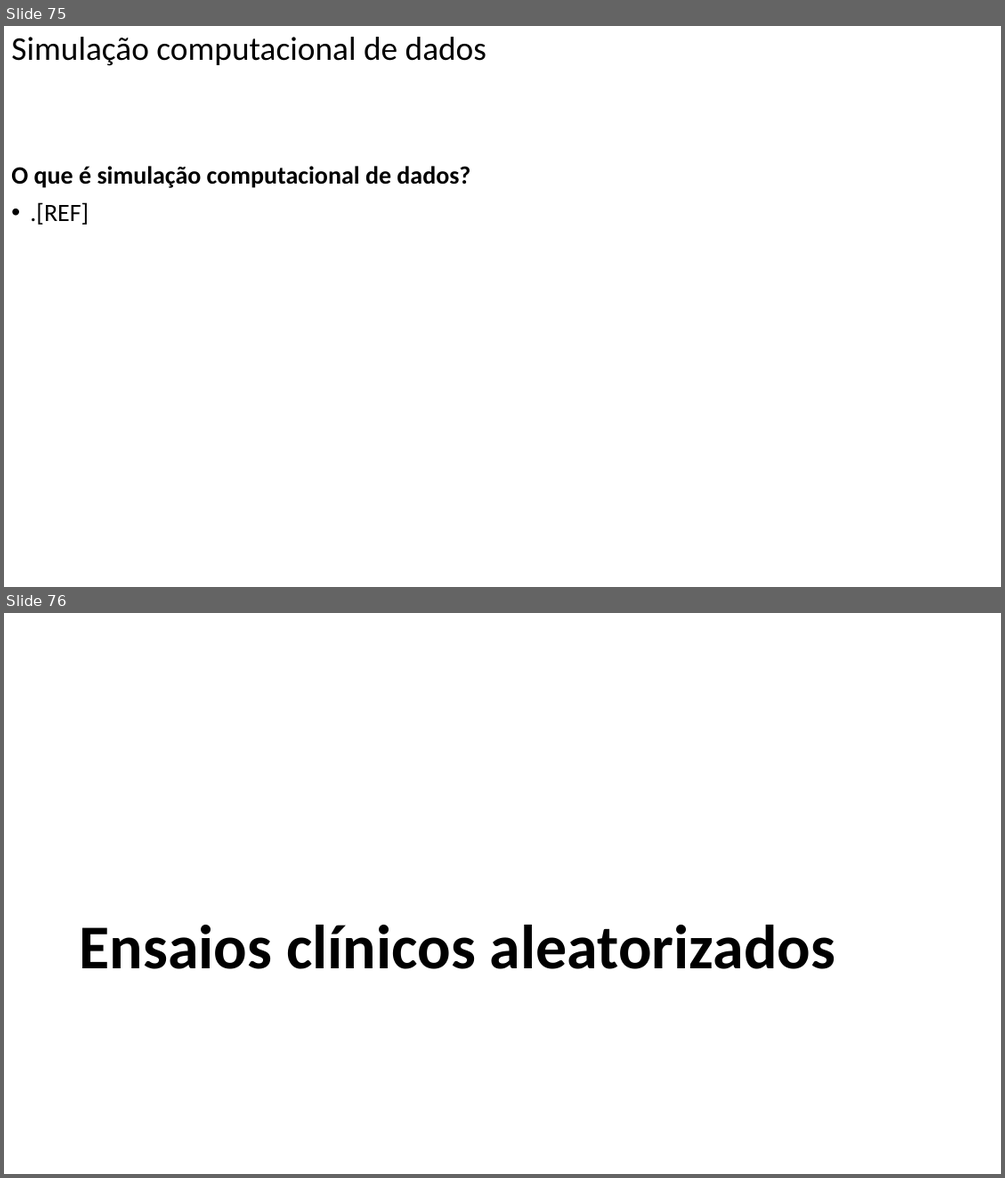
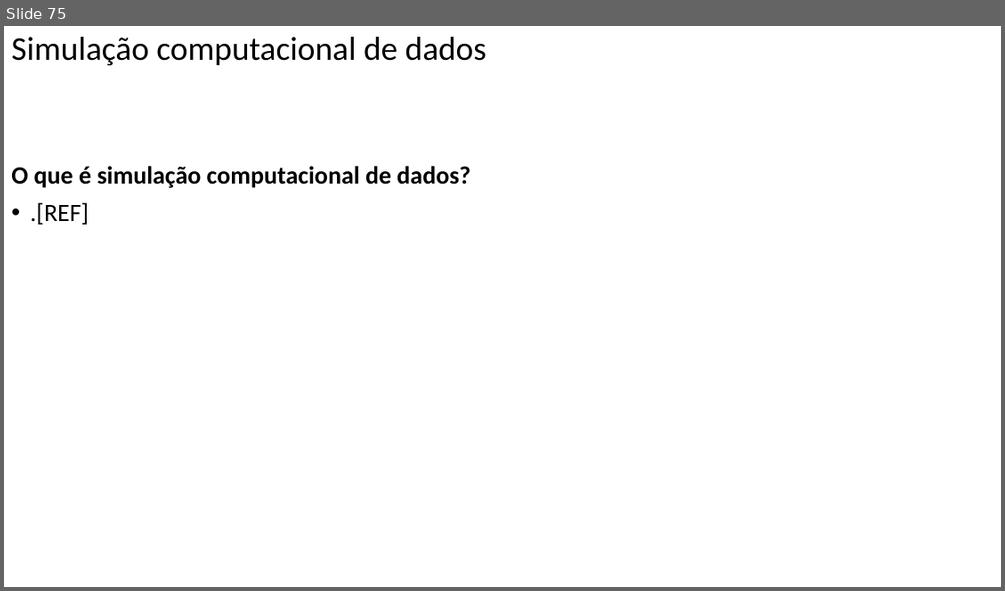
Before and after one commit to FerreiraAS/Ciencia-com-R, a slide deck: docs/Ciencia-com-R.pptx. Shown one above the other, each under a label of ours: slides 75 and 76 before the commit, slide 75 after it. The pictures are 1005x1178 and 1005x591 pixels, drawn with LibreOffice and Linux fonts; fonts in the diff are those of the drawing. Boxes give left, top, right and bottom in pixels: in the first picture for what was removed or moved away, otherwise in the second. Text is boxed around its words. In the diff, an @@ line names an element or a change of style, - is before the commit and + after.

```diff
--- a/docs/Ciencia-com-R.pptx
+++ b/docs/Ciencia-com-R.pptx
@@ slide 76 removed at <box>4,613,1001,1174</box>, background #FFFFFF @@
@@ title removed at <box>80,925,835,969</box> @@
-Ensaios clínicos aleatorizados
```
Also in this commit, not shown: 1 slide changed, 1 slide added, 58 other files.
